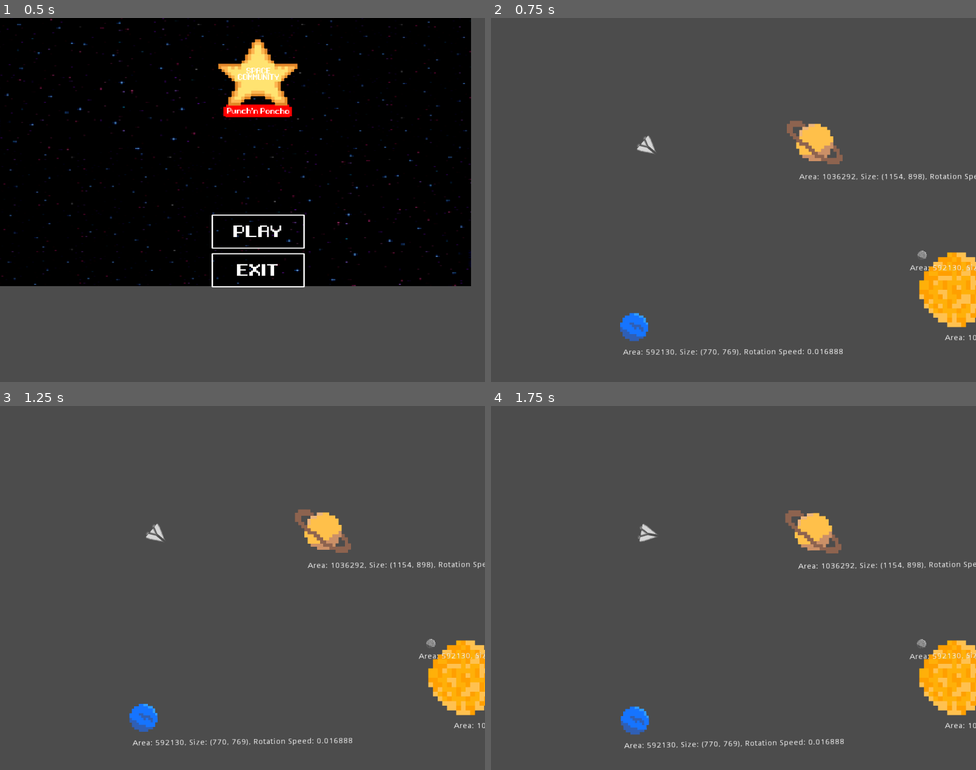
Above: before the commit, frames 1-4 (two rows, left to right).
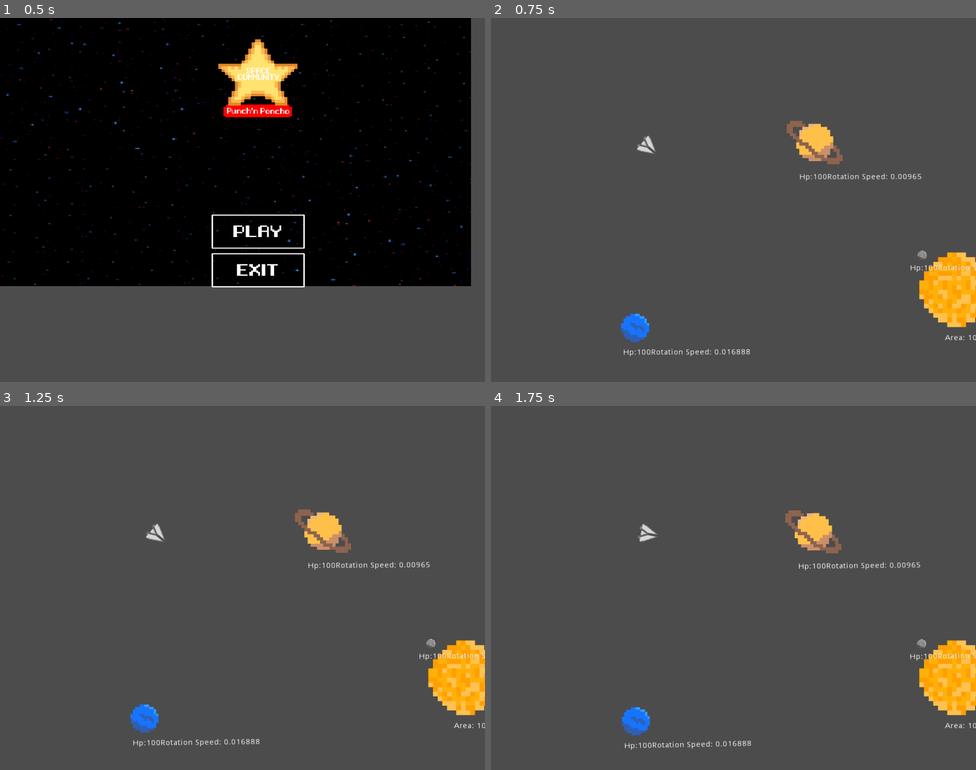
Above: after the commit, the same moments.

Repository: lowerx/GMTK2021
Game: Godot game, scene res://src/Screens/MainScreen.tscn
Two runs of this game, one before a commit and one after it. Both use one fixed random seed, a clock stepped at 60 frames per second and the inputs below.
Inputs (mouse positions are in pixels of both pictures, inside the frame that each line leads up to):
- Up to frame 1 (0.5 s): no input
- Up to frame 2 (0.75 s): click (748, 232) at 0.5 s
- Up to frame 3 (1.25 s): no input
- Up to frame 4 (1.75 s): move the mouse to (840, 569) at 1.27 s; press the mouse at (840, 569) at 1.28 s

Frame 1 is identical in both runs. In frame 2, 0.9% of the frame differs, in the area x 26-100%, y 42-93%; in frame 3, 0.9%; in frame 4, 0.9%, in the area x 26-100%, y 42-95%.

Commit message:
Adding planets hp system

Diff:
--- a/SpaceGame/project.godot
+++ b/SpaceGame/project.godot
@@ -80,6 +80,13 @@
  ]
 }
 
+[layer_names]
+
+2d_physics/layer_1="player"
+2d_physics/layer_2="planets"
+2d_physics/layer_3="asteroids"
+2d_physics/layer_4="bullets"
+
 [rendering]
 
 environment/default_environment="res://default_env.tres"
--- a/SpaceGame/src/Actors/Bullet.gd
+++ b/SpaceGame/src/Actors/Bullet.gd
@@ -1,15 +1,4 @@
 extends RigidBody2D
-
-
-
-func _on_Bullet_body_shape_entered(body_id, body, body_shape, local_shape):
-	hide()
-	queue_free()
-
-
-func _on_Bullet_body_entered(body):
-	hide()
-	queue_free()
 
 
 func _on_Area2D_body_entered(body):
--- a/SpaceGame/src/Actors/Bullet.tscn
+++ b/SpaceGame/src/Actors/Bullet.tscn
@@ -12,8 +12,9 @@
 
 [node name="Bullet" type="RigidBody2D"]
 collision_layer = 8
-collision_mask = 6
+collision_mask = 2
 gravity_scale = 0.0
+can_sleep = false
 script = ExtResource( 2 )
 
 [node name="vistrel" type="Sprite" parent="."]
@@ -30,7 +31,5 @@
 
 [node name="CollisionShape2D" type="CollisionShape2D" parent="BulletArea"]
 shape = SubResource( 2 )
-[connection signal="body_entered" from="." to="." method="_on_Bullet_body_entered"]
-[connection signal="body_shape_entered" from="." to="." method="_on_Bullet_body_shape_entered"]
 [connection signal="area_entered" from="BulletArea" to="." method="_on_Area2D_area_entered"]
 [connection signal="body_entered" from="BulletArea" to="." method="_on_Area2D_body_entered"]
--- a/SpaceGame/src/Actors/Player.gd
+++ b/SpaceGame/src/Actors/Player.gd
@@ -36,7 +36,7 @@
 		return
 	fire_time = get_time()
 	var bul = bullet.instance()
-	bul.rotation_degrees = rotation_degrees
+	bul.rotation_degrees = rotation_degrees + 90
 	bul.apply_impulse(Vector2(), Vector2(bullet_speed, 0).rotated(rotation))
 	get_tree().get_root().add_child(bul)
 	bul.global_position = $FirePoint.global_position
--- a/SpaceGame/src/Objects/Asteroid.gd
+++ b/SpaceGame/src/Objects/Asteroid.gd
@@ -1,6 +1,6 @@
 extends RigidBody2D
 
-export var min_speed = 150.0
+export var min_speed = 200.0
 export var max_speed = 250.0
 
 var hp
@@ -8,9 +8,11 @@
 
 func _ready():
 	randomize()
-	hp = rand_range(5, 30)
 	var rand_scale = rand_range(0.1, 1.5)
 	$AsteroidSprite.scale = Vector2(rand_scale, rand_scale)
+	$AsteroidArea.scale = Vector2(rand_scale, rand_scale)
+	$CollisionShape2D.scale = Vector2(rand_scale, rand_scale)
+	hp = rand_scale * 50
 
 
 func _process(delta):
@@ -23,6 +25,6 @@
 	linear_velocity = velocity.rotated(1)
 
 
-func _on_Area2D_area_entered(area):
+func _on_Area2D_body_entered(area):
 	if area.get_name() == "BulletArea":
 		hp -= 5
--- a/SpaceGame/src/Objects/Asteroid.tscn
+++ b/SpaceGame/src/Objects/Asteroid.tscn
@@ -14,7 +14,7 @@
 "asteroids",
 ]]
 collision_layer = 4
-collision_mask = 11
+collision_mask = 7
 gravity_scale = 0.0
 script = ExtResource( 2 )
 
@@ -29,16 +29,17 @@
 
 [node name="VisibilityNotifier2D" type="VisibilityNotifier2D" parent="."]
 
-[node name="Area2D" type="Area2D" parent="."]
+[node name="AsteroidArea" type="Area2D" parent="." groups=[
+"asteroids",
+]]
 modulate = Color( 0.564706, 0.87451, 0.439216, 1 )
 scale = Vector2( 5.16, 3.68 )
 collision_layer = 4
-collision_mask = 11
+collision_mask = 8
 
-[node name="CollisionShape2D2" type="CollisionShape2D" parent="Area2D"]
+[node name="CollisionShape2D2" type="CollisionShape2D" parent="AsteroidArea"]
 scale = Vector2( 1, 1.28261 )
 shape = SubResource( 2 )
 [connection signal="body_entered" from="." to="." method="_on_Asteroid_body_entered"]
 [connection signal="screen_exited" from="VisibilityNotifier2D" to="." method="_on_VisibilityNotifier2D_screen_exited"]
-[connection signal="area_entered" from="Area2D" to="." method="_on_Area2D_area_entered"]
-[connection signal="body_entered" from="Area2D" to="." method="_on_Area2D_body_entered"]
+[connection signal="area_entered" from="AsteroidArea" to="." method="_on_Area2D_area_entered"]
--- a/SpaceGame/src/Scenes/Asteroids.tscn
+++ b/SpaceGame/src/Scenes/Asteroids.tscn
@@ -11,7 +11,7 @@
 script = ExtResource( 1 )
 
 [node name="Timer" type="Timer" parent="."]
-wait_time = 10.0
+wait_time = 5.0
 
 [node name="Path2D" type="Path2D" parent="."]
 curve = SubResource( 1 )
--- a/SpaceGame/src/Scenes/SolarSystem.tscn
+++ b/SpaceGame/src/Scenes/SolarSystem.tscn
@@ -22,33 +22,25 @@
 [node name="Planets" type="Node2D" parent="."]
 
 [node name="Uranus" parent="Planets" instance=ExtResource( 2 )]
-collision_layer = 2
 collision_mask = 4
 
 [node name="Saturn" parent="Planets" instance=ExtResource( 1 )]
-collision_layer = 2
 collision_mask = 4
 
 [node name="Neptuno" parent="Planets" instance=ExtResource( 4 )]
-collision_layer = 2
 collision_mask = 4
 
 [node name="Mercury" parent="Planets" instance=ExtResource( 3 )]
-collision_layer = 2
 collision_mask = 4
 
 [node name="Mars" parent="Planets" instance=ExtResource( 7 )]
-collision_layer = 2
 collision_mask = 4
 
 [node name="Jupiter" parent="Planets" instance=ExtResource( 9 )]
-collision_layer = 2
 collision_mask = 4
 
 [node name="Earth" parent="Planets" instance=ExtResource( 6 )]
-collision_layer = 2
 collision_mask = 4
 
 [node name="Venus" parent="Planets" instance=ExtResource( 8 )]
-collision_layer = 2
 collision_mask = 4
--- a/SpaceGame/src/SolarSystem/Earth.gd
+++ b/SpaceGame/src/SolarSystem/Earth.gd
@@ -5,8 +5,16 @@
 
 func _ready():
 	get_margins(size)
-	$Label.text = "Area: " + str(area) + ", Size: " + str(size) + ", Rotation Speed: " + str(rotation_speed)
+	$Label.text = "Hp:" + str(hp) + "Rotation Speed: " + str(rotation_speed)
 
 
 func _physics_process(delta):
+	$Label.text = "Hp:" + str(hp) + "Rotation Speed: " + str(rotation_speed)
+	hp_check()
 	rotation += rotation_dir * rotation_speed * delta
+
+
+func _on_planet_body_entered(body):
+	if body.is_in_group("asteroids"):
+		hp -= 0.5 * body.hp
+		body.queue_free()
--- a/SpaceGame/src/SolarSystem/Earth.tscn
+++ b/SpaceGame/src/SolarSystem/Earth.tscn
@@ -6,16 +6,21 @@
 [sub_resource type="CircleShape2D" id=1]
 radius = 88.3629
 
+[sub_resource type="CircleShape2D" id=2]
+radius = 48.0
+
 [node name="Earth" type="KinematicBody2D"]
+collision_layer = 2
+collision_mask = 6
 script = ExtResource( 2 )
 
 [node name="earth" type="Sprite" parent="."]
-position = Vector2( 188, 268 )
+position = Vector2( 192, 272 )
 scale = Vector2( 0.1, 0.1 )
 texture = ExtResource( 1 )
 
 [node name="CollisionShape2D" type="CollisionShape2D" parent="."]
-position = Vector2( 188, 268 )
+position = Vector2( 192, 272 )
 scale = Vector2( 0.5, 0.5 )
 shape = SubResource( 1 )
 
@@ -28,3 +33,12 @@
 __meta__ = {
 "_edit_use_anchors_": false
 }
+
+[node name="Area2D" type="Area2D" parent="."]
+position = Vector2( 192, 272 )
+collision_layer = 2
+collision_mask = 4
+
+[node name="CollisionShape2D" type="CollisionShape2D" parent="Area2D"]
+shape = SubResource( 2 )
+[connection signal="body_entered" from="Area2D" to="." method="_on_planet_body_entered"]
--- a/SpaceGame/src/SolarSystem/Jupiter.gd
+++ b/SpaceGame/src/SolarSystem/Jupiter.gd
@@ -5,8 +5,16 @@
 
 func _ready():
 	get_margins(size)
-	$Label.text = "Area: " + str(area) + ", Size: " + str(size) + ", Rotation Speed: " + str(rotation_speed)
+	$Label.text = "Hp:" + str(hp) + "Rotation Speed: " + str(rotation_speed)
 
 
 func _physics_process(delta):
+	$Label.text = "Hp:" + str(hp) + "Rotation Speed: " + str(rotation_speed)
+	hp_check()
 	rotation += rotation_dir * rotation_speed * delta
+
+
+func _on_planet_body_entered(body):
+	if body.is_in_group("asteroids"):
+		hp -= 0.5 * body.hp
+		body.queue_free()
--- a/SpaceGame/src/SolarSystem/Jupiter.tscn
+++ b/SpaceGame/src/SolarSystem/Jupiter.tscn
@@ -6,7 +6,12 @@
 [sub_resource type="CircleShape2D" id=1]
 radius = 416.077
 
+[sub_resource type="CircleShape2D" id=2]
+radius = 80.399
+
 [node name="Jupiter" type="KinematicBody2D"]
+collision_layer = 2
+collision_mask = 6
 script = ExtResource( 2 )
 
 [node name="upiter" type="Sprite" parent="."]
@@ -28,3 +33,13 @@
 __meta__ = {
 "_edit_use_anchors_": false
 }
+
+[node name="Area2D" type="Area2D" parent="."]
+position = Vector2( 416, 536 )
+collision_layer = 2
+collision_mask = 4
+
+[node name="CollisionShape2D" type="CollisionShape2D" parent="Area2D"]
+scale = Vector2( 1.1, 1.1 )
+shape = SubResource( 2 )
+[connection signal="body_entered" from="Area2D" to="." method="_on_planet_body_entered"]
--- a/SpaceGame/src/SolarSystem/Mars.gd
+++ b/SpaceGame/src/SolarSystem/Mars.gd
@@ -5,8 +5,16 @@
 
 func _ready():
 	get_margins(size)
-	$Label.text = "Area: " + str(area) + ", Size: " + str(size) + ", Rotation Speed: " + str(rotation_speed)
+	$Label.text = "Hp:" + str(hp) + "Rotation Speed: " + str(rotation_speed)
 
 
 func _physics_process(delta):
+	$Label.text = "Hp:" + str(hp) + "Rotation Speed: " + str(rotation_speed)
+	hp_check()
 	rotation += rotation_dir * rotation_speed * delta
+
+
+func _on_planet_body_entered(body):
+	if body.is_in_group("asteroids"):
+		hp -= 0.5 * body.hp
+		body.queue_free()
--- a/SpaceGame/src/SolarSystem/Mars.tscn
+++ b/SpaceGame/src/SolarSystem/Mars.tscn
@@ -6,16 +6,21 @@
 [sub_resource type="CircleShape2D" id=1]
 radius = 79.8279
 
+[sub_resource type="CircleShape2D" id=2]
+radius = 40.0
+
 [node name="Mars" type="KinematicBody2D"]
+collision_layer = 2
+collision_mask = 6
 script = ExtResource( 2 )
 
 [node name="mars" type="Sprite" parent="."]
-position = Vector2( 306, 346 )
+position = Vector2( 304, 344 )
 scale = Vector2( 0.09, 0.09 )
 texture = ExtResource( 1 )
 
 [node name="CollisionShape2D" type="CollisionShape2D" parent="."]
-position = Vector2( 306, 346 )
+position = Vector2( 304, 344 )
 scale = Vector2( 0.5, 0.5 )
 shape = SubResource( 1 )
 
@@ -28,3 +33,13 @@
 __meta__ = {
 "_edit_use_anchors_": false
 }
+
+[node name="Area2D" type="Area2D" parent="."]
+position = Vector2( 304, 344 )
+collision_layer = 2
+collision_mask = 4
+
+[node name="CollisionShape2D" type="CollisionShape2D" parent="Area2D"]
+scale = Vector2( 1.1, 1.1 )
+shape = SubResource( 2 )
+[connection signal="body_entered" from="Area2D" to="." method="_on_planet_body_entered"]
--- a/SpaceGame/src/SolarSystem/Mercury.gd
+++ b/SpaceGame/src/SolarSystem/Mercury.gd
@@ -5,8 +5,16 @@
 
 func _ready():
 	get_margins(size)
-	$Label.text = "Area: " + str(area) + ", Size: " + str(size) + ", Rotation Speed: " + str(rotation_speed)
+	$Label.text = "Hp:" + str(hp) + "Rotation Speed: " + str(rotation_speed)
 
 
 func _physics_process(delta):
+	$Label.text = "Hp:" + str(hp) + "Rotation Speed: " + str(rotation_speed)
+	hp_check()
 	rotation += rotation_dir * rotation_speed * delta
+
+
+func _on_planet_body_entered(body):
+	if body.is_in_group("asteroids"):
+		hp -= 0.5 * body.hp
+		body.queue_free()
--- a/SpaceGame/src/SolarSystem/Mercury.tscn
+++ b/SpaceGame/src/SolarSystem/Mercury.tscn
@@ -6,7 +6,12 @@
 [sub_resource type="CircleShape2D" id=1]
 radius = 44.1814
 
+[sub_resource type="CircleShape2D" id=2]
+radius = 22.0907
+
 [node name="Mercury" type="KinematicBody2D"]
+collision_layer = 2
+collision_mask = 6
 script = ExtResource( 2 )
 
 [node name="mercury" type="Sprite" parent="."]
@@ -28,3 +33,13 @@
 __meta__ = {
 "_edit_use_anchors_": false
 }
+
+[node name="Area2D" type="Area2D" parent="."]
+position = Vector2( -142, -142 )
+collision_layer = 2
+collision_mask = 4
+
+[node name="CollisionShape2D" type="CollisionShape2D" parent="Area2D"]
+scale = Vector2( 1.1, 1.1 )
+shape = SubResource( 2 )
+[connection signal="body_entered" from="Area2D" to="." method="_on_planet_body_entered"]
--- a/SpaceGame/src/SolarSystem/Neptuno.gd
+++ b/SpaceGame/src/SolarSystem/Neptuno.gd
@@ -5,8 +5,16 @@
 
 func _ready():
 	get_margins(size)
-	$Label.text = "Area: " + str(area) + ", Size: " + str(size) + ", Rotation Speed: " + str(rotation_speed)
+	$Label.text = "Hp:" + str(hp) + "Rotation Speed: " + str(rotation_speed)
 
 
 func _physics_process(delta):
+	$Label.text = "Hp:" + str(hp) + "Rotation Speed: " + str(rotation_speed)
+	hp_check()
 	rotation += rotation_dir * rotation_speed * delta
+
+
+func _on_planet_body_entered(body):
+	if body.is_in_group("asteroids"):
+		hp -= 0.5 * body.hp
+		body.queue_free()
--- a/SpaceGame/src/SolarSystem/Neptuno.tscn
+++ b/SpaceGame/src/SolarSystem/Neptuno.tscn
@@ -6,16 +6,21 @@
 [sub_resource type="CircleShape2D" id=1]
 radius = 410.814
 
+[sub_resource type="CircleShape2D" id=2]
+radius = 64.0
+
 [node name="Neptuno" type="KinematicBody2D"]
+collision_layer = 2
+collision_mask = 6
 script = ExtResource( 2 )
 
 [node name="neptun" type="Sprite" parent="."]
-position = Vector2( -1330, 150 )
+position = Vector2( -1326, 153 )
 scale = Vector2( 0.15, 0.15 )
 texture = ExtResource( 1 )
 
 [node name="CollisionShape2D" type="CollisionShape2D" parent="."]
-position = Vector2( -1330, 150 )
+position = Vector2( -1326, 153 )
 scale = Vector2( 0.15, 0.15 )
 shape = SubResource( 1 )
 
@@ -28,3 +33,12 @@
 __meta__ = {
 "_edit_use_anchors_": false
 }
+
+[node name="Area2D" type="Area2D" parent="."]
+position = Vector2( -1326, 153 )
+collision_layer = 2
+collision_mask = 4
+
+[node name="CollisionShape2D" type="CollisionShape2D" parent="Area2D"]
+shape = SubResource( 2 )
+[connection signal="body_entered" from="Area2D" to="." method="_on_planet_body_entered"]
--- a/SpaceGame/src/SolarSystem/Planets.gd
+++ b/SpaceGame/src/SolarSystem/Planets.gd
@@ -9,3 +9,8 @@
 func get_margins(_size: Vector2):
 	area = _size.x * _size.y
 	rotation_speed = 10000 / area
+
+
+func hp_check():
+	if hp <= 0:
+		queue_free()
--- a/SpaceGame/src/SolarSystem/Saturn.gd
+++ b/SpaceGame/src/SolarSystem/Saturn.gd
@@ -5,8 +5,16 @@
 
 func _ready():
 	get_margins(size)
-	$Label.text = "Area: " + str(area) + ", Size: " + str(size) + ", Rotation Speed: " + str(rotation_speed)
+	$Label.text = "Hp:" + str(hp) + "Rotation Speed: " + str(rotation_speed)
 
 
 func _physics_process(delta):
+	$Label.text = "Hp:" + str(hp) + "Rotation Speed: " + str(rotation_speed)
+	hp_check()
 	rotation += rotation_dir * rotation_speed * delta
+
+
+func _on_planet_body_entered(body):
+	if body.is_in_group("asteroids"):
+		hp -= 0.5 * body.hp
+		body.queue_free()
--- a/SpaceGame/src/SolarSystem/Saturn.tscn
+++ b/SpaceGame/src/SolarSystem/Saturn.tscn
@@ -6,7 +6,12 @@
 [sub_resource type="CircleShape2D" id=1]
 radius = 417.919
 
+[sub_resource type="CircleShape2D" id=2]
+radius = 104.307
+
 [node name="Saturn" type="KinematicBody2D"]
+collision_layer = 2
+collision_mask = 6
 script = ExtResource( 2 )
 
 [node name="saturnik" type="Sprite" parent="."]
@@ -28,3 +33,13 @@
 __meta__ = {
 "_edit_use_anchors_": false
 }
+
+[node name="Area2D" type="Area2D" parent="."]
+position = Vector2( -584, -608 )
+collision_layer = 2
+collision_mask = 4
+
+[node name="CollisionShape2D" type="CollisionShape2D" parent="Area2D"]
+shape = SubResource( 2 )
+[connection signal="area_entered" from="Area2D" to="." method="_on_planet_area_entered"]
+[connection signal="body_entered" from="Area2D" to="." method="_on_planet_body_entered"]
--- a/SpaceGame/src/SolarSystem/Uranus.gd
+++ b/SpaceGame/src/SolarSystem/Uranus.gd
@@ -5,8 +5,16 @@
 
 func _ready():
 	get_margins(size)
-	$Label.text = "Area: " + str(area) + ", Size: " + str(size) + ", Rotation Speed: " + str(rotation_speed)
+	$Label.text = "Hp:" + str(hp) + "Rotation Speed: " + str(rotation_speed)
 
 
 func _physics_process(delta):
+	$Label.text = "Hp:" + str(hp) + "Rotation Speed: " + str(rotation_speed)
+	hp_check()
 	rotation += rotation_dir * rotation_speed * delta
+
+
+func _on_planet_body_entered(body):
+	if body.is_in_group("asteroids"):
+		hp -= 0.5 * body.hp
+		body.queue_free()
--- a/SpaceGame/src/SolarSystem/Uranus.tscn
+++ b/SpaceGame/src/SolarSystem/Uranus.tscn
@@ -6,7 +6,12 @@
 [sub_resource type="CircleShape2D" id=1]
 radius = 424.075
 
+[sub_resource type="CircleShape2D" id=2]
+radius = 41.979
+
 [node name="Uranus" type="KinematicBody2D"]
+collision_layer = 2
+collision_mask = 6
 script = ExtResource( 2 )
 
 [node name="uranus" type="Sprite" parent="."]
@@ -28,3 +33,14 @@
 __meta__ = {
 "_edit_use_anchors_": false
 }
+
+[node name="Area2D" type="Area2D" parent="."]
+modulate = Color( 0.568627, 0.164706, 0.164706, 1 )
+position = Vector2( 1048, 632 )
+collision_layer = 2
+collision_mask = 4
+
+[node name="CollisionShape2D" type="CollisionShape2D" parent="Area2D"]
+scale = Vector2( 1.90572, 1.97724 )
+shape = SubResource( 2 )
+[connection signal="body_entered" from="Area2D" to="." method="_on_planet_body_entered"]
--- a/SpaceGame/src/SolarSystem/Venus.gd
+++ b/SpaceGame/src/SolarSystem/Venus.gd
@@ -5,8 +5,16 @@
 
 func _ready():
 	get_margins(size)
-	$Label.text = "Area: " + str(area) + ", Size: " + str(size) + ", Rotation Speed: " + str(rotation_speed)
+	$Label.text = "Hp:" + str(hp) + "Rotation Speed: " + str(rotation_speed)
 
 
 func _physics_process(delta):
+	$Label.text = "Hp:" + str(hp) + "Rotation Speed: " + str(rotation_speed)
+	hp_check()
 	rotation += rotation_dir * rotation_speed * delta
+
+
+func _on_planet_body_entered(body):
+	if body.is_in_group("asteroids"):
+		hp -= 0.5 * body.hp
+		body.queue_free()
--- a/SpaceGame/src/SolarSystem/Venus.tscn
+++ b/SpaceGame/src/SolarSystem/Venus.tscn
@@ -6,16 +6,21 @@
 [sub_resource type="CircleShape2D" id=1]
 radius = 473.808
 
+[sub_resource type="CircleShape2D" id=2]
+radius = 40.7922
+
 [node name="Venus" type="KinematicBody2D"]
+collision_layer = 2
+collision_mask = 6
 script = ExtResource( 2 )
 
 [node name="venus" type="Sprite" parent="."]
-position = Vector2( 147, 187 )
+position = Vector2( 152, 192 )
 scale = Vector2( 0.075, 0.075 )
 texture = ExtResource( 1 )
 
 [node name="CollisionShape2D" type="CollisionShape2D" parent="."]
-position = Vector2( 147, 187 )
+position = Vector2( 152, 192 )
 scale = Vector2( 0.075, 0.075 )
 shape = SubResource( 1 )
 
@@ -28,3 +33,12 @@
 __meta__ = {
 "_edit_use_anchors_": false
 }
+
+[node name="Area2D" type="Area2D" parent="."]
+position = Vector2( 152, 192 )
+collision_layer = 2
+collision_mask = 4
+
+[node name="CollisionShape2D" type="CollisionShape2D" parent="Area2D"]
+shape = SubResource( 2 )
+[connection signal="body_entered" from="Area2D" to="." method="_on_planet_body_entered"]
--- /dev/null
+++ b/SpaceGame/src/UI/ResumeButton.gd
@@ -0,0 +1,6 @@
+tool
+extends Button
+
+
+func _on_button_up() -> void:
+	get_tree().paused = false
--- /dev/null
+++ b/SpaceGame/src/UI/ResumeButton.tscn
@@ -0,0 +1,12 @@
+[gd_scene load_steps=2 format=2]
+
+[ext_resource path="res://src/UI/ResumeButton.gd" type="Script" id=1]
+
+[node name="ResumeButton" type="Button"]
+margin_right = 12.0
+margin_bottom = 20.0
+script = ExtResource( 1 )
+__meta__ = {
+"_edit_use_anchors_": false
+}
+[connection signal="button_up" from="." to="." method="_on_button_up"]
--- a/SpaceGame/src/UI/UserInterface.tscn
+++ b/SpaceGame/src/UI/UserInterface.tscn
@@ -1,9 +1,9 @@
 [gd_scene load_steps=8 format=2]
 
+[ext_resource path="res://src/UI/ResumeButton.tscn" type="PackedScene" id=1]
 [ext_resource path="res://assets/ui_theme.tres" type="Theme" id=2]
 [ext_resource path="res://src/UI/UserInterface.gd" type="Script" id=3]
 [ext_resource path="res://src/UI/QuitButton.tscn" type="PackedScene" id=4]
-[ext_resource path="res://src/UI/PlayButton.tscn" type="PackedScene" id=5]
 [ext_resource path="res://assets/game files/buttons/pause/resume.png" type="Texture" id=6]
 [ext_resource path="res://assets/game files/buttons/exit.png" type="Texture" id=7]
 [ext_resource path="res://src/UI/MainMenuButton.tscn" type="PackedScene" id=8]
@@ -41,22 +41,20 @@
 "_edit_use_anchors_": false
 }
 
-[node name="PlayButton" parent="PauseOverlay/PauseMenu" instance=ExtResource( 5 )]
-margin_right = 344.0
+[node name="ResumeButton" parent="PauseOverlay/PauseMenu" instance=ExtResource( 1 )]
+margin_right = 345.0
 margin_bottom = 176.0
-text = ""
 icon = ExtResource( 6 )
-next_scene_path = "res://src/Screens/MainScreen.tscn"
 
 [node name="MainMenuButton" parent="PauseOverlay/PauseMenu" instance=ExtResource( 8 )]
 margin_top = 180.0
-margin_right = 344.0
+margin_right = 345.0
 margin_bottom = 245.0
 next_scene_path = "res://src/Screens/MainScreen.tscn"
 
 [node name="QuitButton" parent="PauseOverlay/PauseMenu" instance=ExtResource( 4 )]
 margin_top = 249.0
-margin_right = 344.0
+margin_right = 345.0
 margin_bottom = 425.0
 text = ""
 icon = ExtResource( 7 )
Not shown: 1 places in SpaceGame/src/SolarSystem/Earth.tscn that only renumber resources
Not shown: 1 places in SpaceGame/src/SolarSystem/Jupiter.tscn that only renumber resources
Not shown: 1 places in SpaceGame/src/SolarSystem/Mars.tscn that only renumber resources
Not shown: 1 places in SpaceGame/src/SolarSystem/Mercury.tscn that only renumber resources
Not shown: 1 places in SpaceGame/src/SolarSystem/Neptuno.tscn that only renumber resources
Not shown: 1 places in SpaceGame/src/SolarSystem/Saturn.tscn that only renumber resources
Not shown: 1 places in SpaceGame/src/SolarSystem/Uranus.tscn that only renumber resources
Not shown: 1 places in SpaceGame/src/SolarSystem/Venus.tscn that only renumber resources
